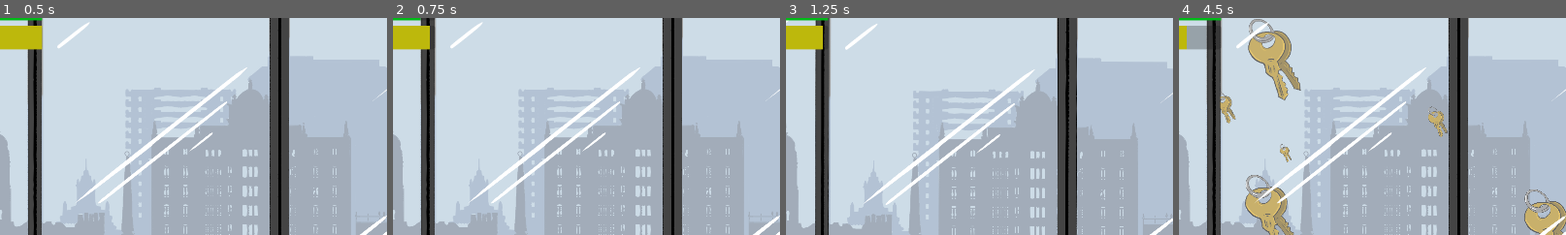
Above: before the commit, frames 1-4 (left to right).
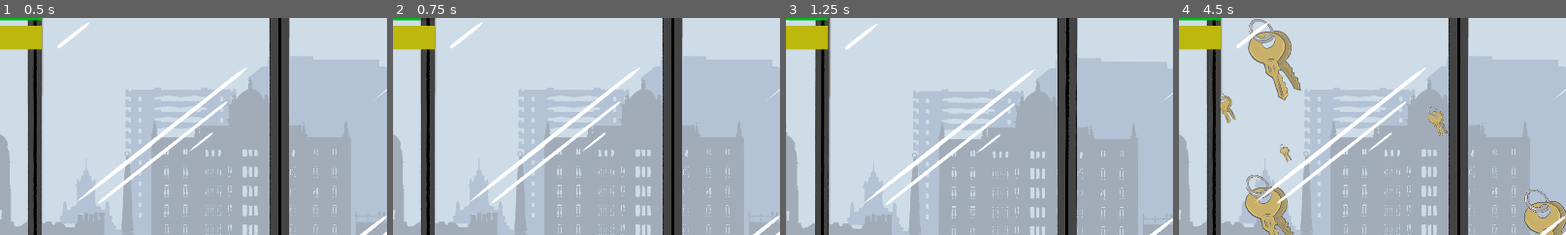
Above: after the commit, the same moments.

Repository: Xiphereal/CivisJam
Game: Godot game, scene res://scenes/intro.tscn
Two runs of this game, one before a commit and one after it. Both use one fixed random seed, a clock stepped at 60 frames per second and the inputs below. Video files are missing from this copy of the repository; at most half a second of black plays in their place.
Inputs (mouse positions are % of the whole screen's width and height, from its top left):
- Up to frame 1 (0.5 s): no input
- Up to frame 2 (0.75 s): move the mouse to (72, 45) at 0.52 s; click (72, 45) at 0.6 s
- Up to frame 3 (1.25 s): no input
- Up to frame 4 (4.5 s): move the mouse to (30, 55) at 1.27 s; click (30, 55) at 1.35 s; move the mouse to (60, 28) at 2.02 s; click (60, 28) at 2.1 s; move the mouse to (45, 70) at 2.77 s; click (45, 70) at 2.85 s; move the mouse to (80, 65) at 3.52 s; click (80, 65) at 3.6 s; move the mouse to (20, 35) at 4.27 s; click (20, 35) at 4.35 s
The pictures show only the part of the screen within x 13-63%, y 5-55%; the shares and areas given below are measured in that part.

Frame 1 is identical in both runs. In frame 2, 0.2% of the frame differs, in the area x 9-12%, y 3-15%; in frame 3, 0.2%; in frame 4, 1.0%, in the area x 2-12%, y 3-15%.

Commit message:
refactor: split hold_stamina code

Diff:
--- a/scenes/key.gd
+++ b/scenes/key.gd
@@ -36,8 +36,6 @@
 func _process(delta):
 	%Stamina.value=stamina
 	if Input.is_action_just_pressed("pull"):
-		pressed = true
-
 		if stamina > 0:
 			player_pull(player_pull_force)
 			stamina -= stamina_loss_per_click
@@ -49,13 +47,21 @@
 			%SFX.play()
 			%SFX.pitch_scale = 1
 
+	_update_hold_stamina()
+
+	_boss_constant_pull(delta)
+
+func _update_hold_stamina():
+	if Input.is_action_just_pressed("pull"):
+		pressed = true
 	if Input.is_action_just_released("pull"):
 		pressed = false
 
 	if pressed:
-		hold_stamina -= 1
-
-	_boss_constant_pull(delta)
+		hold_stamina -= 2
+	hold_stamina += 1
+	hold_stamina = max(hold_stamina, 0)
+	hold_stamina = min(hold_stamina, 100)
 
 func boss_pull(force):
 	position.x += force
Not shown: 1 places in scenes/intro.tscn that only renumber resources
Not shown: 1 places in scenes/main.tscn that only renumber resources
